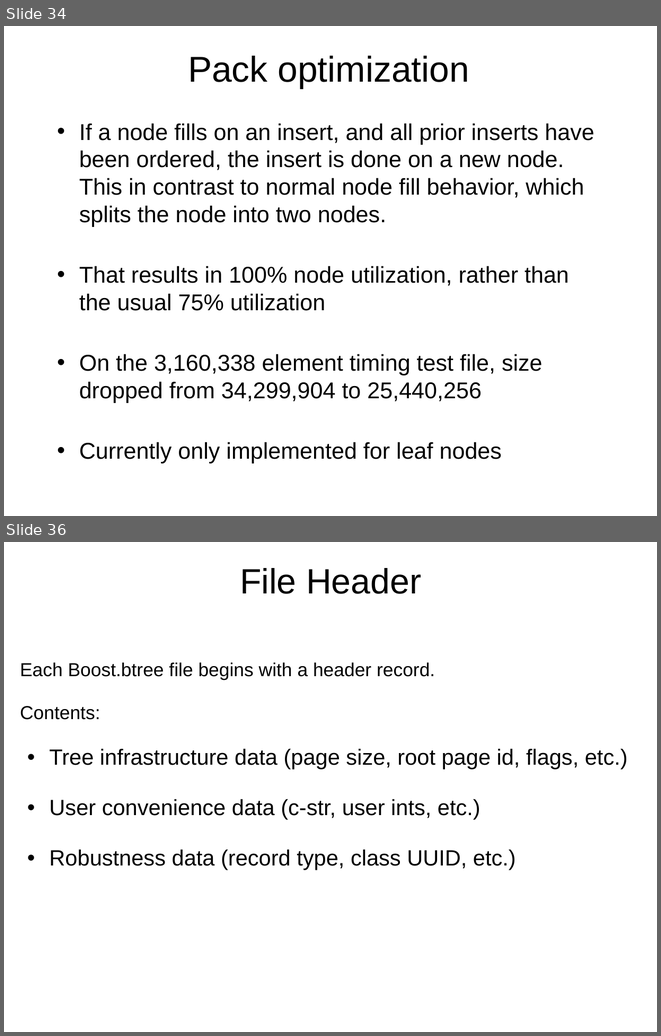
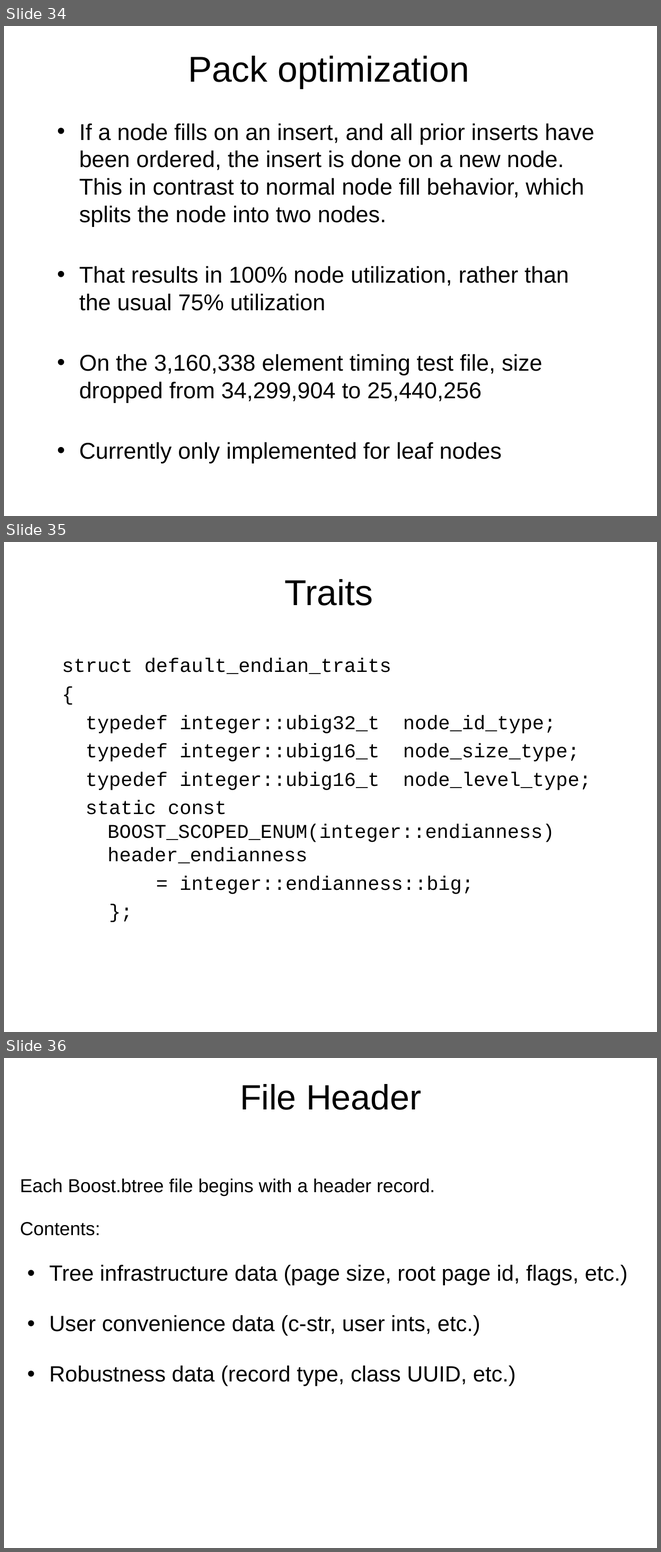
Before and after one commit to Beman/btree, a slide deck: libs/btree/doc/Proposed-B-tree-library.ppt. Shown one above the other, each under a label of ours: slides 34 and 36 before the commit, slides 34, 35 and 36 after it; the slides between them are not shown. The pictures are 661x1036 and 661x1552 pixels, drawn with LibreOffice and Linux fonts; fonts in the diff are those of the drawing; background and template pictures are left out. Boxes give left, top, right and bottom in pixels: in the first picture for what was removed or moved away, otherwise in the second. Text is boxed around its words. In the diff, an @@ line names an element or a change of style, - is before the commit and + after.

```diff
--- a/libs/btree/doc/Proposed-B-tree-library.ppt
+++ b/libs/btree/doc/Proposed-B-tree-library.ppt
@@ slide 35 added at [4,542,657,1032], background picture (left out) @@
@@ title added at [284,579,373,606], 44 pt, text #000000 @@
+Traits
@@ text added at [62,658,591,894], 24 pt, text #000000 @@
+struct default_endian_traits
+{
+typedef integer::ubig32_t node_id_type;
+typedef integer::ubig16_t node_size_type;
+typedef integer::ubig16_t node_level_type;
+static const
+BOOST_SCOPED_ENUM(integer::endianness)
+header_endianness
+= integer::endianness::big;
+};
```
Also in this commit, not shown: 2 slides changed, 1 slide removed.
